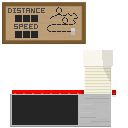
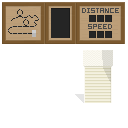
Two versions of the same layered image (w=128, h=128). Layer-by-layer changes:
removed layer "Layer 7" over [10, 7, 111, 127]
removed layer "Layer 8" over [12, 90, 116, 100]
painted on "Layer 6" over [8, 7, 119, 38]
painted on "Layer 5" over [6, 2, 125, 44]
painted on "Layer 3" over [75, 90, 113, 99]
